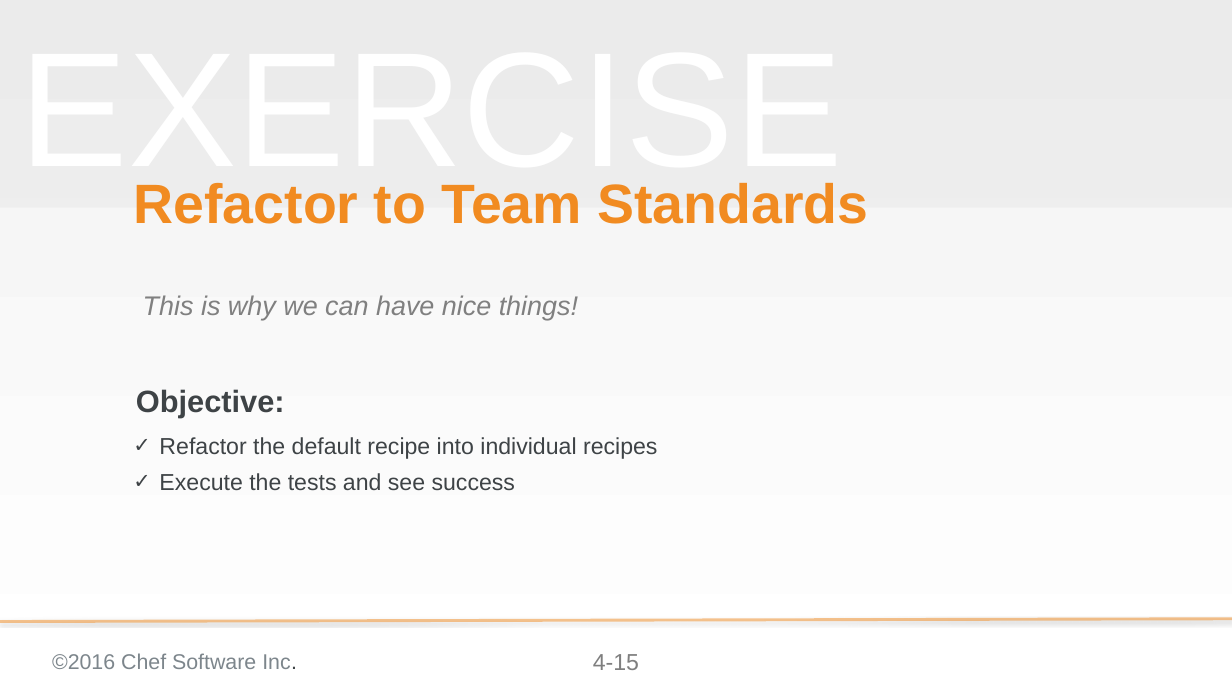
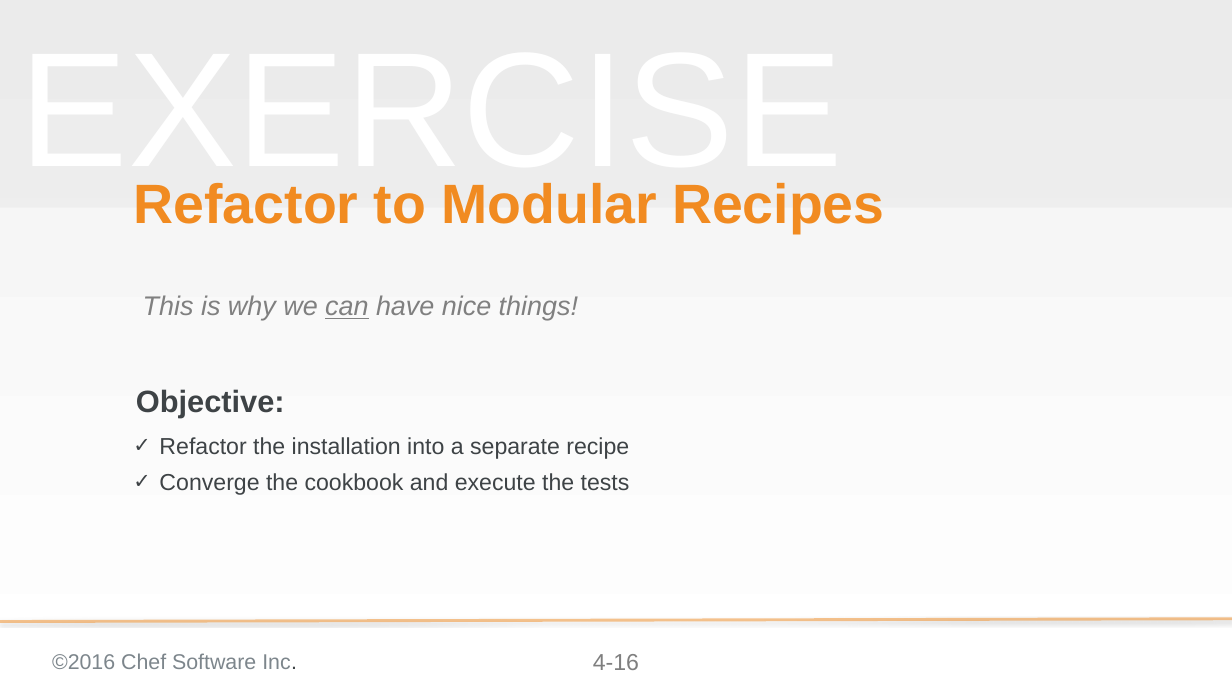
Before and after one commit to chef-training/test_driven_cookbook_development, a slide deck: slide 16 of 04-refactoring_cookbooks_with_tests.pptx (slide 15 before the commit). Drawn at 1232x693 pixels with LibreOffice and Linux fonts; fonts in the diff are those of the drawing; background and template pictures are left out. Boxes give left, top, right and bottom in pixels: in the first picture for what was removed or moved away, otherwise in the second. Text is boxed around its words. In the diff, an @@ line names an element or a change of style, - is before the commit and + after.

```diff
--- a/04-refactoring_cookbooks_with_tests.pptx
+++ b/04-refactoring_cookbooks_with_tests.pptx
@@ title at box(134, 183, 884, 234): text changed @@
-Refactor to Team Standards
+Refactor to Modular Recipes
@@ text "This is why we can ..." at box(143, 295, 578, 320): underline on in "can" @@
@@ text at box(159, 437, 630, 495): text changed @@
-✓ Refactor the default recipe into individual recipes
-✓ Execute the tests and see success
+✓ Refactor the installation into a separate recipe
+✓ Converge the cookbook and execute the tests
@@ page number at box(593, 654, 639, 670): text changed @@
-4-15
+4-16
```
Also in this commit, not shown: 12 other slides changed, 2 slides added.
